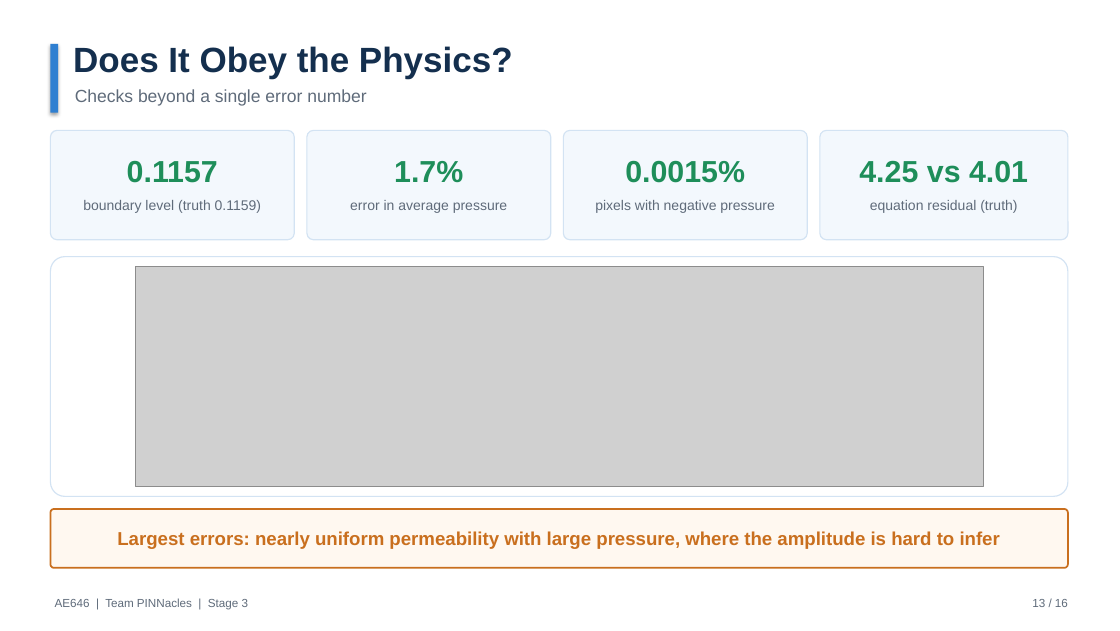
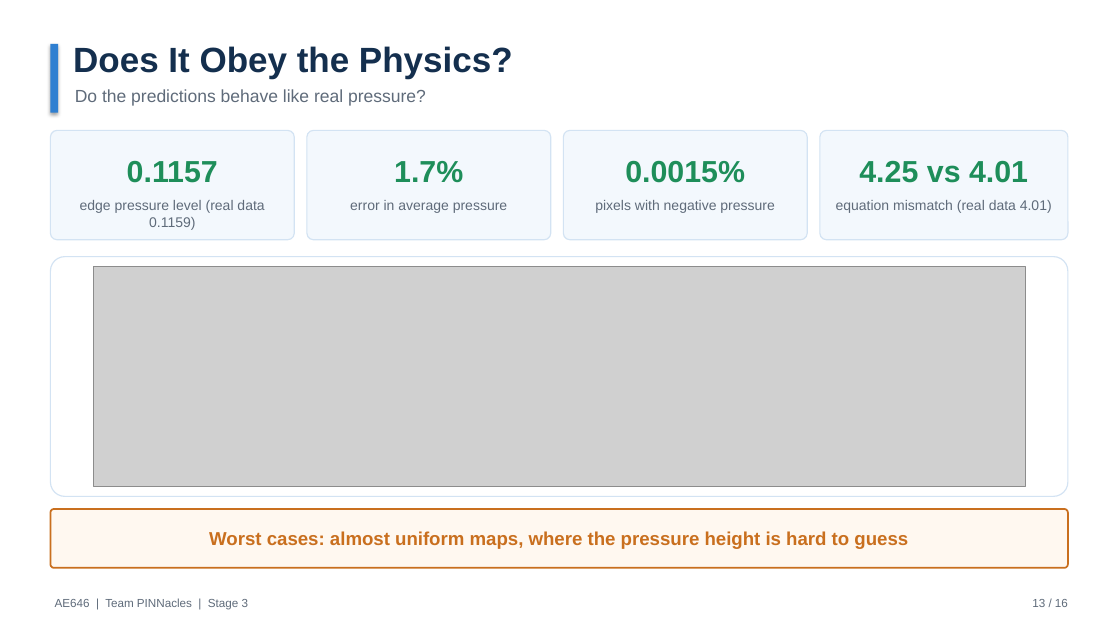
Before and after one commit to ARYAMANN7279/AE646-PINNacles, a slide deck: slide 13 of stage3/PINNacles_Stage3_FinalPresentation.pptx. Drawn at 1120x631 pixels with LibreOffice and Linux fonts; fonts in the diff are those of the drawing; grey boxes stand for pictures. Boxes give left, top, right and bottom in pixels: in the first picture for what was removed or moved away, otherwise in the second. Text is boxed around its words. In the diff, an @@ line names an element or a change of style, - is before the commit and + after.

Commit message:
Deck: simplify solver and physics slides, drop PINN line; add boundary-loss extra script

```diff
--- a/stage3/PINNacles_Stage3_FinalPresentation.pptx
+++ b/stage3/PINNacles_Stage3_FinalPresentation.pptx
@@ text at (x1=75, y1=89, x2=426, y2=106): text changed @@
-Checks beyond a single error number
+Do the predictions behave like real pressure?
@@ text at (x1=80, y1=200, x2=264, y2=230): text changed @@
-boundary level (truth 0.1159)
+edge pressure level (real data 0.1159)
@@ text at (x1=836, y1=200, x2=1052, y2=213): text changed @@
-equation residual (truth)
+equation mismatch (real data 4.01)
@@ picture resized from (x1=135, y1=267, x2=983, y2=486) to (x1=93, y1=267, x2=1025, y2=486) @@
@@ text at (x1=209, y1=531, x2=908, y2=549): text changed @@
-Largest errors: nearly uniform permeability with large pressure, where the amplitude is hard to infer
+Worst cases: almost uniform maps, where the pressure height is hard to guess
```
Also in this commit, not shown: 2 other slides changed, 6 other files.
